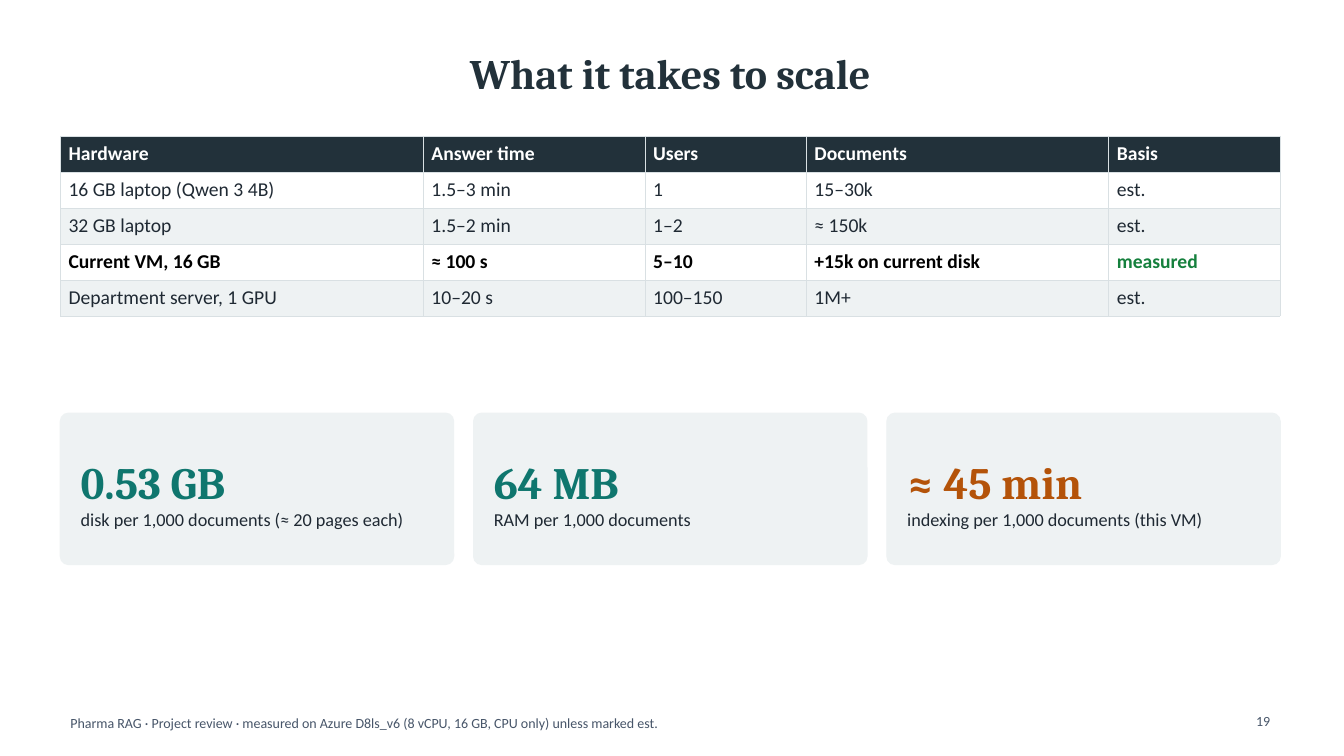
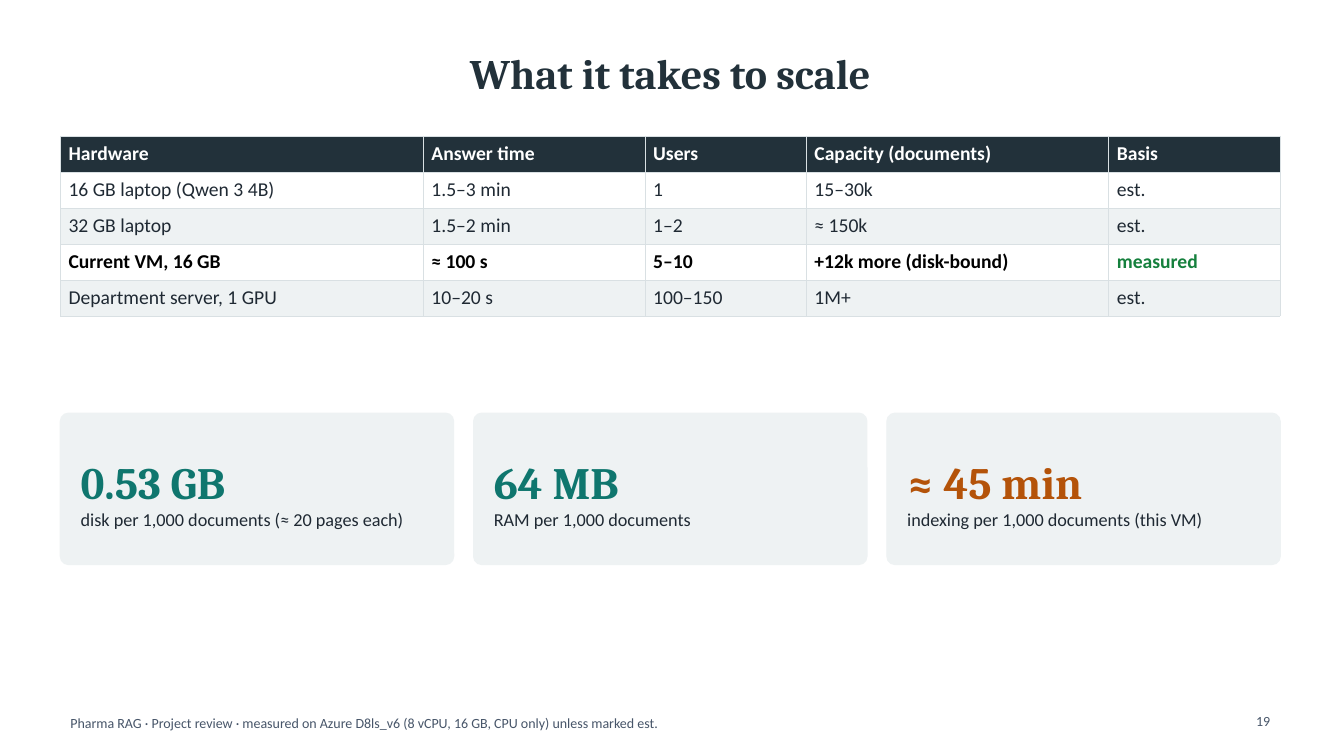
Before and after one commit to laxmithamatapu-dev/pharma-research-intelligence-rag-clean, a slide deck: slide 19 of docs/Pharma_RAG_Project_Review.pptx. Drawn at 1344x756 pixels with LibreOffice and Linux fonts; fonts in the diff are those of the drawing. Boxes give left, top, right and bottom in pixels: in the first picture for what was removed or moved away, otherwise in the second. Text is boxed around its words. In the diff, an @@ line names an element or a change of style, - is before the commit and + after.

```diff
--- a/docs/Pharma_RAG_Project_Review.pptx
+++ b/docs/Pharma_RAG_Project_Review.pptx
@@ table at bbox=[60, 136, 1280, 311] @@
-row 1, column 4: Documents
+row 1, column 4: Capacity (documents)
-row 4, column 4: +15k on current disk
+row 4, column 4: +12k more (disk-bound)
```
Also in this commit, not shown: 7 other files.
